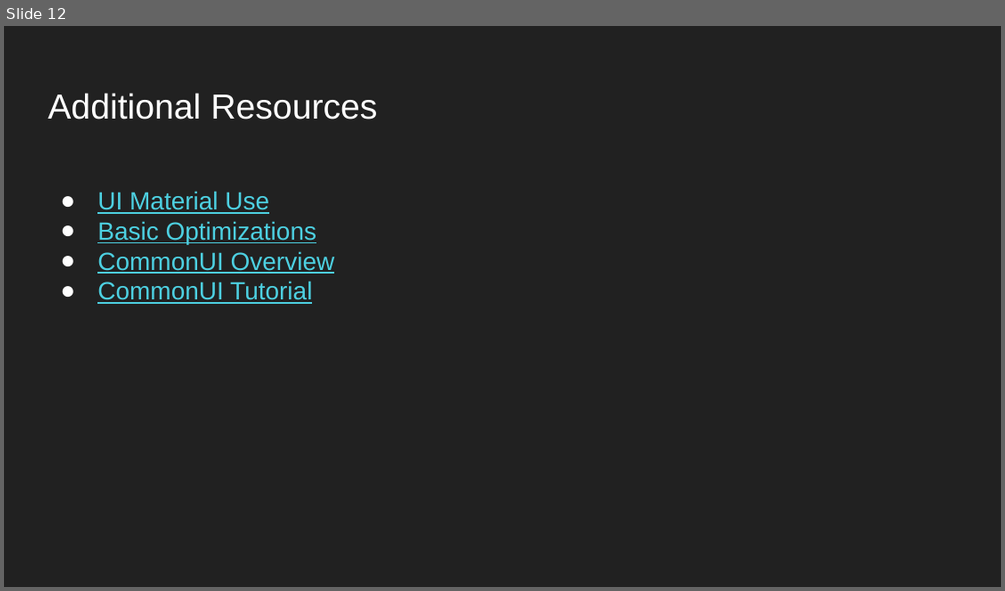
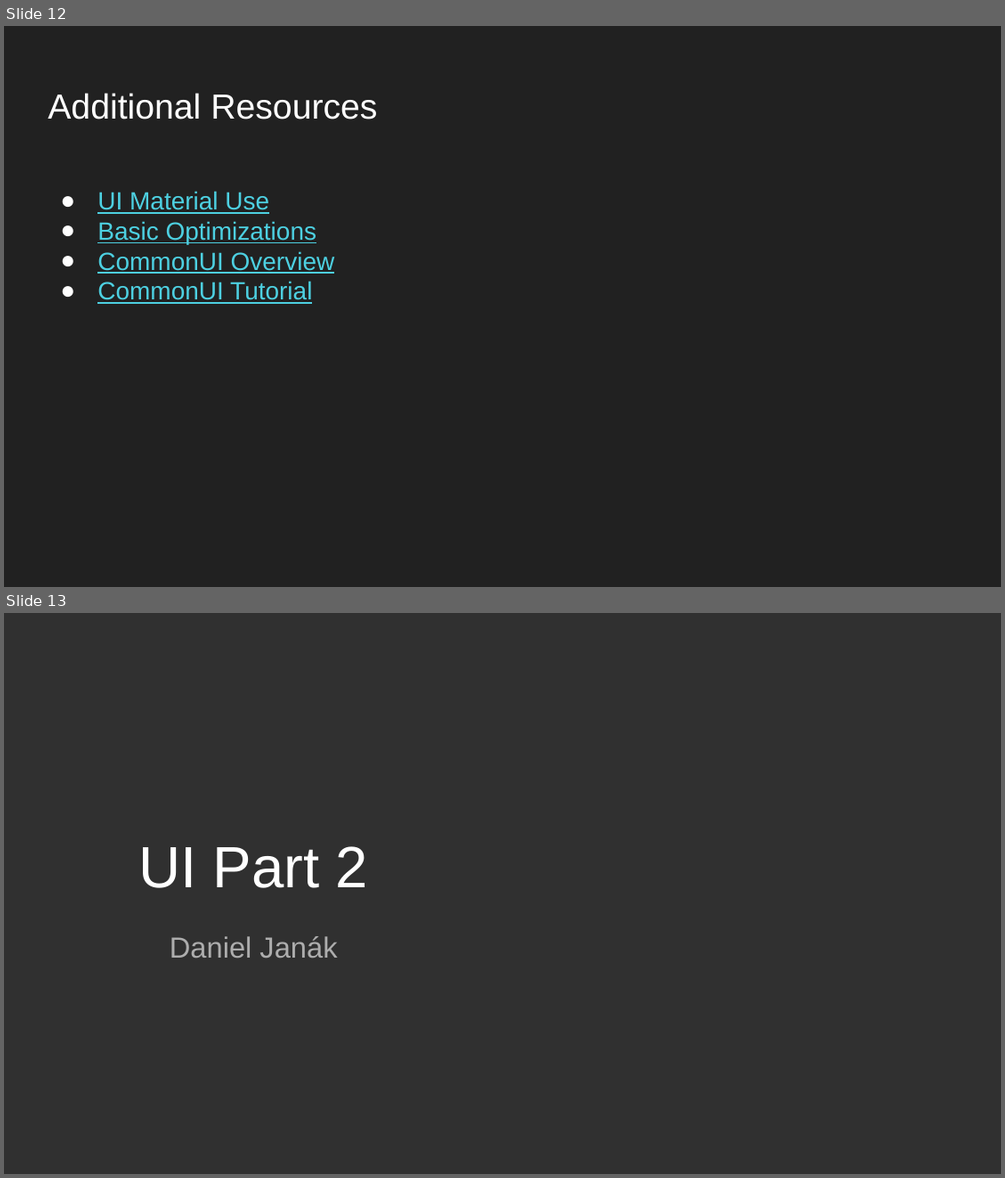
Before and after one commit to WotanCZ/MFF_UE_Lecture, a slide deck: UI/Unreal Engine Lecture - UI.pptx. Shown one above the other, each under a label of ours: slide 12 before the commit, slides 12 and 13 after it. The pictures are 1005x591 and 1005x1178 pixels, drawn with LibreOffice and Linux fonts; fonts in the diff are those of the drawing; background and template pictures are left out. Boxes give left, top, right and bottom in pixels: in the first picture for what was removed or moved away, otherwise in the second. Text is boxed around its words. In the diff, an @@ line names an element or a change of style, - is before the commit and + after.

Commit message:
Added Part 2

```diff
--- a/UI/Unreal Engine Lecture - UI.pptx
+++ b/UI/Unreal Engine Lecture - UI.pptx
@@ slide 13 added at (x1=4, y1=613, x2=1001, y2=1174), background picture (left out) @@
@@ rectangle added at (x1=4, y1=613, x2=1001, y2=1173), fill #303030 @@
@@ title added at (x1=138, y1=846, x2=368, y2=888), 42 pt, text #FFFFFF @@
+UI Part 2
@@ subtitle added at (x1=170, y1=936, x2=337, y2=957), 21 pt, text #ADADAD @@
+Daniel Janák
```
Also in this commit, not shown: 4 other slides added.
